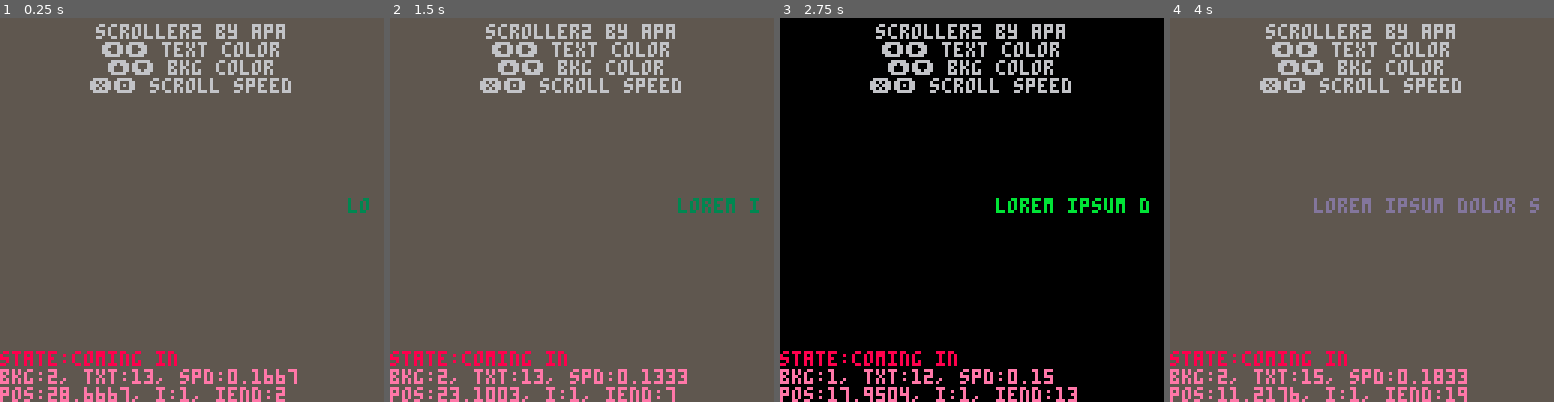
Above: before the commit, frames 1-4 (left to right).
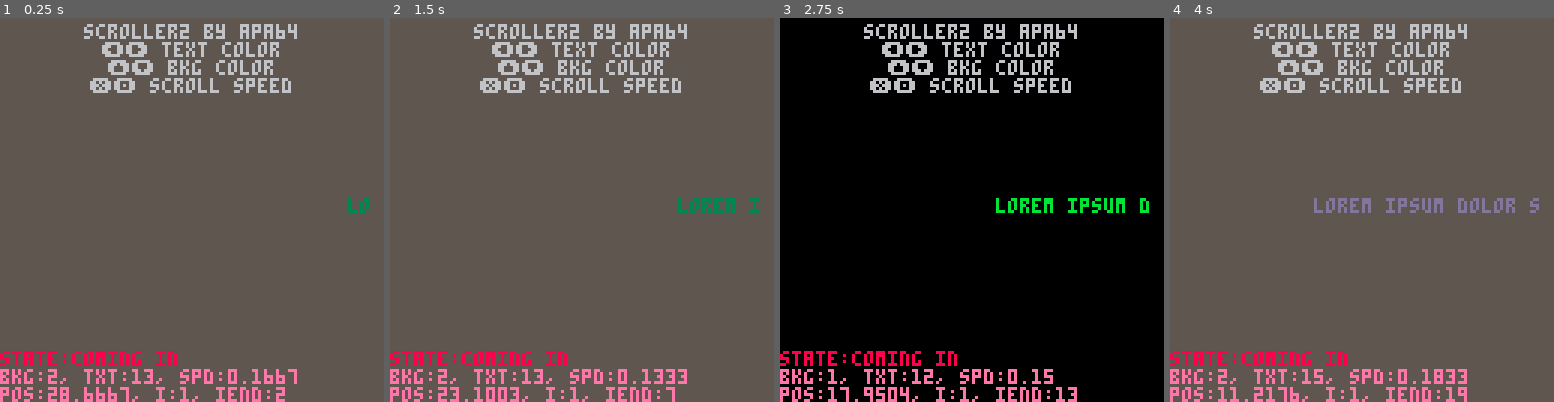
Above: after the commit, the same moments.

Repository: apa64/try-pico8
Game: PICO-8 cartridge scroller2.p8
Two runs of this game, one before a commit and one after it. Both use one fixed random seed, a clock stepped at 60 frames per second and the inputs below.
Inputs:
- Up to frame 1 (0.25 s): no input
- Up to frame 2 (1.5 s): tap O (Z key) at 0.33, 0.7, 1.43 s; tap X (X key) at 1.07 s
- Up to frame 3 (2.75 s): hold Left 1.97-2.37 s; tap X (X key) at 2.07, 2.4, 2.73 s; tap O (Z key) at 2.22 s; hold Down from 2.42 s (still down)
- Up to frame 4 (4 s): release Down at 2.82 s; hold Right 2.87-3.53 s; tap X (X key) at 3.07, 3.4, 3.73 s; tap O (Z key) at 3.1, 3.98 s; hold Up from 3.58 s (still down)

The runs differ from the first frame. In frame 1, 0.7% of the frame differs, in the area x 21-78%, y 1-6%; in frame 2, 0.7%; in frame 3, 0.7%; in frame 4, 0.7%.

Commit message:
scroller2-1.0

Diff:
--- a/scroller2.p8
+++ b/scroller2.p8
@@ -3,6 +3,31 @@
 __lua__
 -- scroller2
 -- by apa64
+
+-- right to left marquee scroller
+-- version: 1.0
+--[[ MIT License
+
+Copyright (c) 2020 Antti Ollilainen
+
+Permission is hereby granted, free of charge, to any person obtaining a copy
+of this software and associated documentation files (the "Software"), to deal
+in the Software without restriction, including without limitation the rights
+to use, copy, modify, merge, publish, distribute, sublicense, and/or sell
+copies of the Software, and to permit persons to whom the Software is
+furnished to do so, subject to the following conditions:
+
+The above copyright notice and this permission notice shall be included in all
+copies or substantial portions of the Software.
+
+THE SOFTWARE IS PROVIDED "AS IS", WITHOUT WARRANTY OF ANY KIND, EXPRESS OR
+IMPLIED, INCLUDING BUT NOT LIMITED TO THE WARRANTIES OF MERCHANTABILITY,
+FITNESS FOR A PARTICULAR PURPOSE AND NONINFRINGEMENT. IN NO EVENT SHALL THE
+AUTHORS OR COPYRIGHT HOLDERS BE LIABLE FOR ANY CLAIM, DAMAGES OR OTHER
+LIABILITY, WHETHER IN AN ACTION OF CONTRACT, TORT OR OTHERWISE, ARISING FROM,
+OUT OF OR IN CONNECTION WITH THE SOFTWARE OR THE USE OR OTHER DEALINGS IN THE
+SOFTWARE.
+--]]
 
 -- consts
 left, right, up, down, fire1, fire2 = 0, 1, 2, 3, 4, 5
@@ -33,7 +58,7 @@
 
 function _draw()
     cls(palsorted[pal_background])
-    print("scroller2 by apa", 32, 2, light_gray)
+    print("scroller2 by apa64", 28, 2, light_gray)
     print("⬅️➡️ text color", 34, 8, light_gray)
     print("⬆️⬇️ bkg color", 36, 14, light_gray)
     print("❎🅾️ scroll speed", 30, 20, light_gray)
